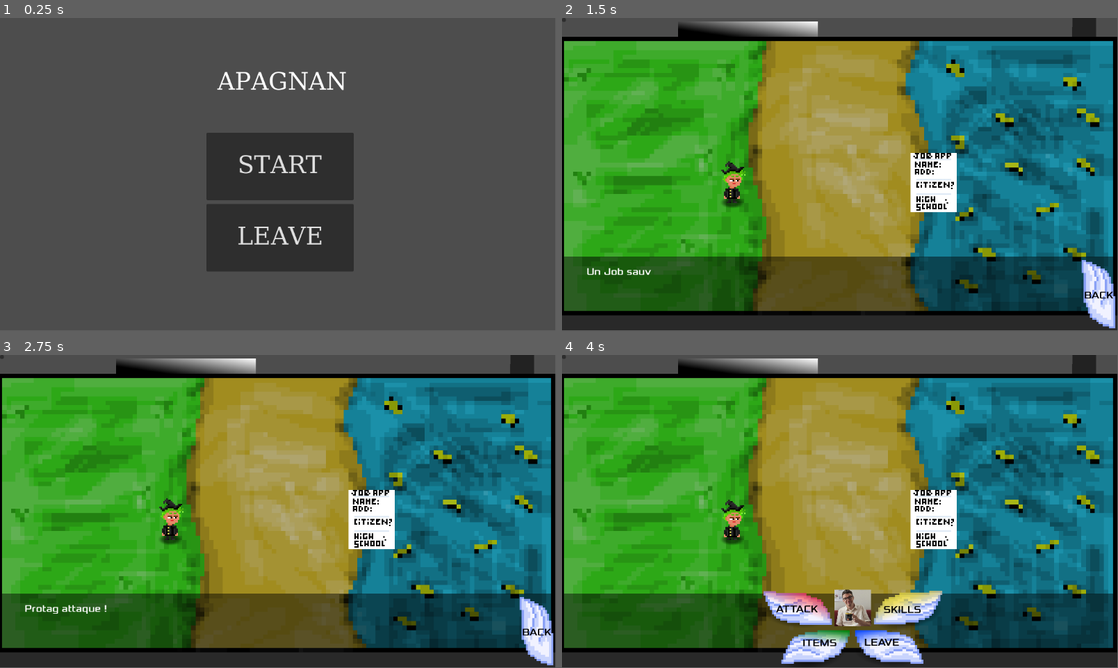
Above: before the commit, frames 1-4 (two rows, left to right).
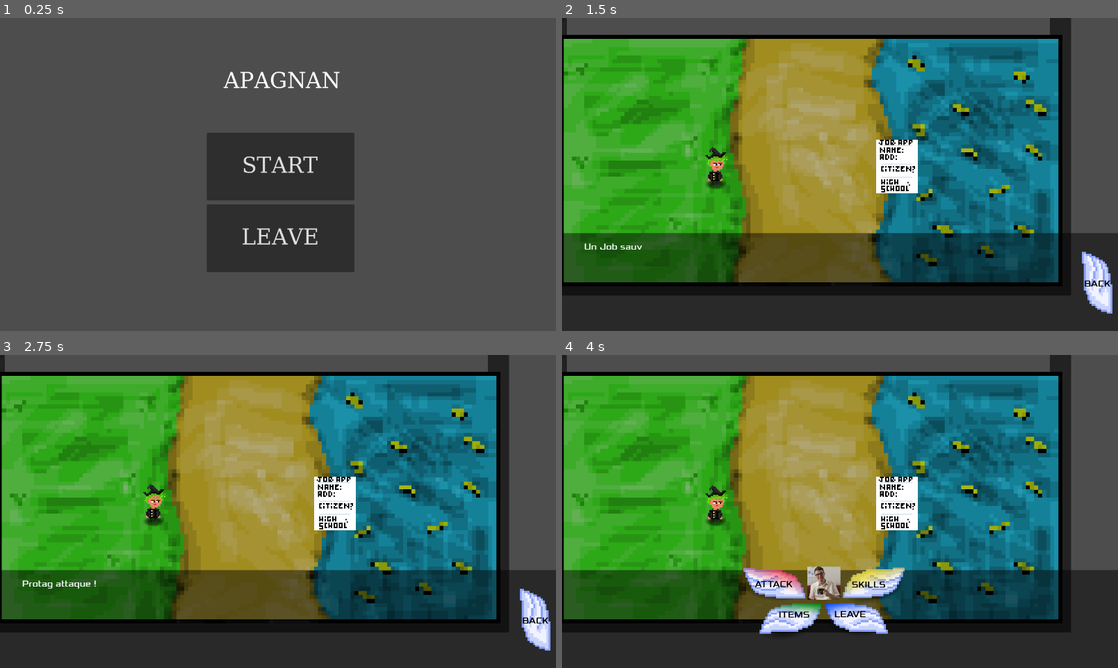
Above: after the commit, the same moments.

Repository: RTheoGH/CSSG
Game: Godot game, scene res://scenes/Menu.tscn
Two runs of this game, one before a commit and one after it. Both use one fixed random seed, a clock stepped at 60 frames per second and the inputs below.
Inputs (mouse positions are in pixels of both pictures, inside the frame that each line leads up to):
- Up to frame 1 (0.25 s): no input
- Up to frame 2 (1.5 s): click "START" at 0.5 s; tap Enter (ui_accept) at 1.25 s; move the mouse to (962, 158) at 1.27 s; hold D (right) from 1.28 s (still down); tap Mouse wheel down (camera_dezoom) at 1.35 s
- Up to frame 3 (2.75 s): tap Space (jump) at 1.52 s; release D (right) at 2 s; click "[color=black]ATTACK" at 2 s
- Up to frame 4 (4 s): click (562, 358) at 2.75 s; click "[color=black]BACK" at 3.5 s
The window is 799x449 before the commit and 800x450 after it. Grey fills any space a smaller window leaves; there, only what the larger window draws over its background counts as a difference.

The runs differ from the first frame. In frame 1, 1.6% of the frame differs, in the area x 39-64%, y 17-82%; in frame 2, 50%; in frame 3, 50%; in frame 4, 53%, in the area x 0-100%, y 0-99%.

Commit message:
Fullscreen switch

Diff:
--- a/project.godot
+++ b/project.godot
@@ -18,6 +18,12 @@
 [autoload]
 
 Global="*res://scripts/Global.gd"
+
+[display]
+
+window/size/viewport_width=1280
+window/size/viewport_height=720
+window/stretch/mode="viewport"
 
 [file_customization]
 
@@ -86,3 +92,8 @@
 "events": [Object(InputEventMouseButton,"resource_local_to_scene":false,"resource_name":"","device":-1,"window_id":0,"a …(253 unchanged characters)…
 ]
 }
+fullscreen={
+"deadzone": 0.5,
+"events": [Object(InputEventKey,"resource_local_to_scene":false,"resource_name":"","device":-1,"window_id":0,"alt_pressed":false,"shift_pressed":false,"ctrl_pressed":false,"meta_pressed":false,"pressed":false,"keycode":0,"physical_keycode":4194342,"key_label":0,"unicode":0,"location":0,"echo":false,"script":null)
+]
+}
--- a/scripts/main.gd
+++ b/scripts/main.gd
@@ -28,6 +28,12 @@
 	var cam = get_node("Camera2D")
 	var player_pos = get_node("chomeur").global_position
 	var offset = Vector2.ZERO
+
+	if Input.is_action_pressed("fullscreen"):
+		if DisplayServer.window_get_mode() == DisplayServer.WINDOW_MODE_WINDOWED:
+			DisplayServer.window_set_mode(DisplayServer.WINDOW_MODE_FULLSCREEN)
+		elif DisplayServer.window_get_mode() == DisplayServer.WINDOW_MODE_FULLSCREEN:
+			DisplayServer.window_set_mode(DisplayServer.WINDOW_MODE_WINDOWED)
 
 	if Input.is_action_pressed("camera_right"):
 		offset.x += 50
